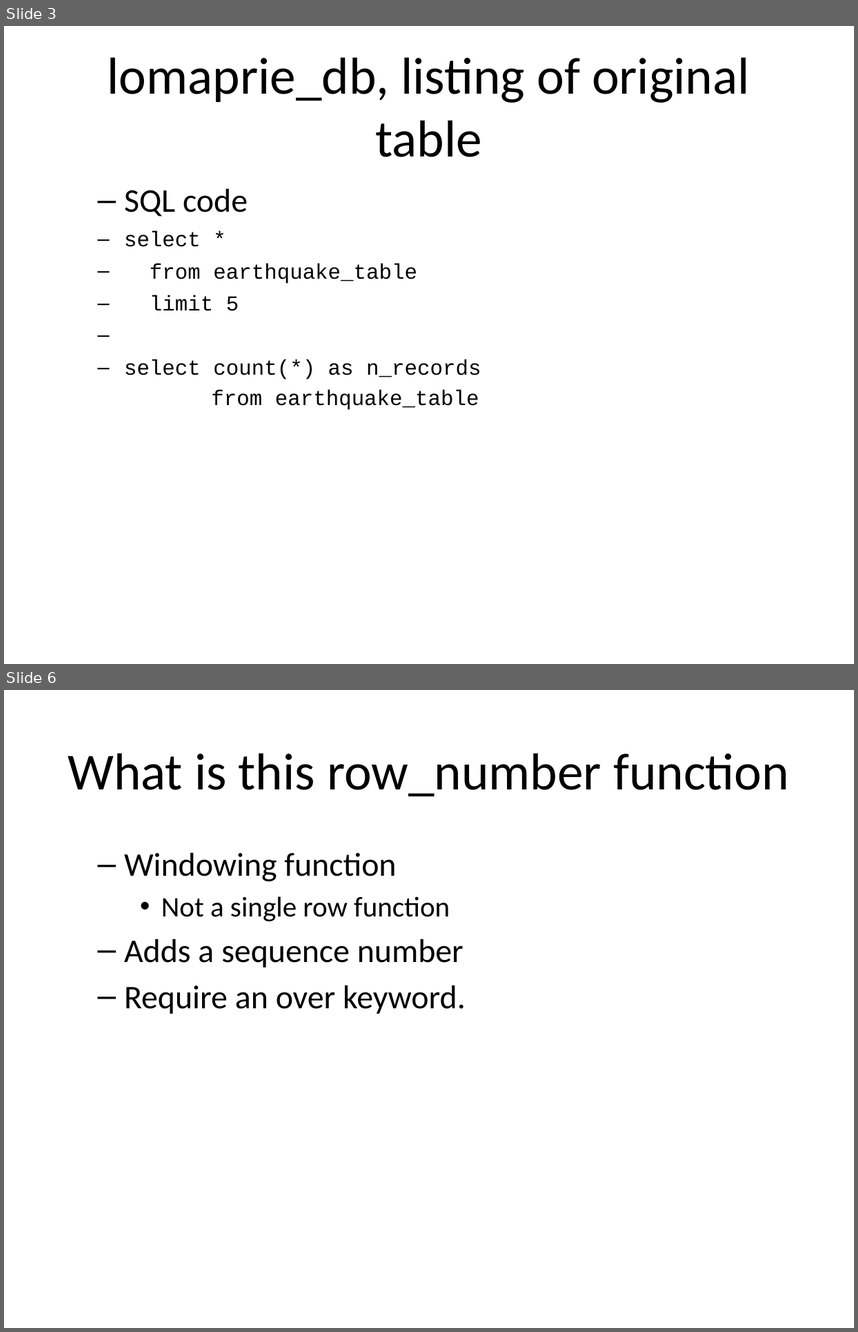
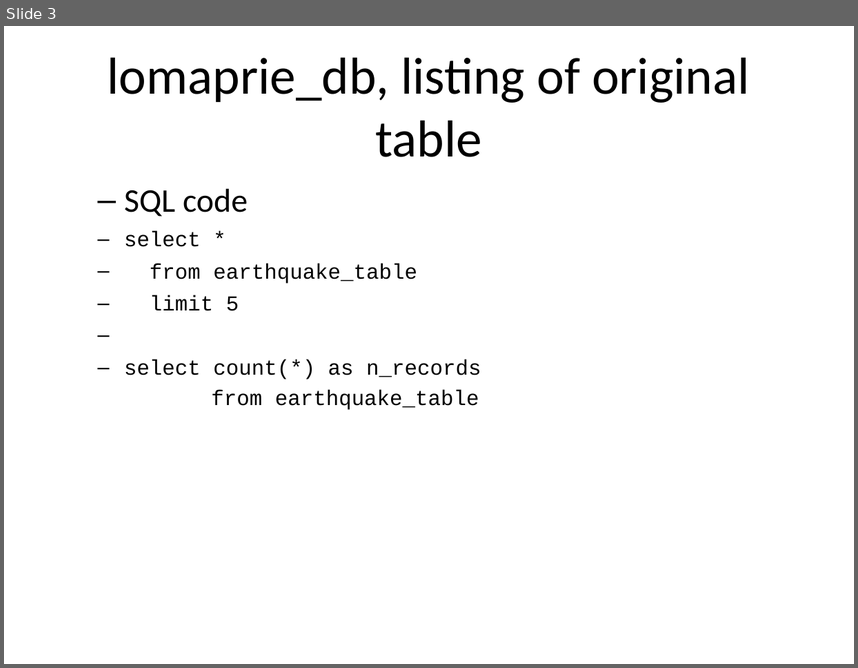
Before and after one commit to pmean/introduction-to-sql, a slide deck: module15-gathering-and-spreading/gather.pptx. Shown one above the other, each under a label of ours: slides 3 and 6 before the commit, slide 3 after it; the slides between them are not shown. The pictures are 858x1332 and 858x668 pixels, drawn with LibreOffice and Linux fonts; fonts in the diff are those of the drawing. Boxes give left, top, right and bottom in pixels: in the first picture for what was removed or moved away, otherwise in the second. Text is boxed around its words. In the diff, an @@ line names an element or a change of style, - is before the commit and + after.

```diff
--- a/module15-gathering-and-spreading/gather.pptx
+++ b/module15-gathering-and-spreading/gather.pptx
@@ slide 6 removed at [4, 690, 854, 1328], background #FFFFFF @@
@@ title removed at [67, 753, 789, 796] @@
-What is this row_number function
@@ text removed at [124, 852, 466, 1014] @@
-  – Windowing function
-    • Not a single row function
-  – Adds a sequence number
-  – Require an over keyword.
```
Also in this commit, not shown: 5 slides changed, 9 other files.
